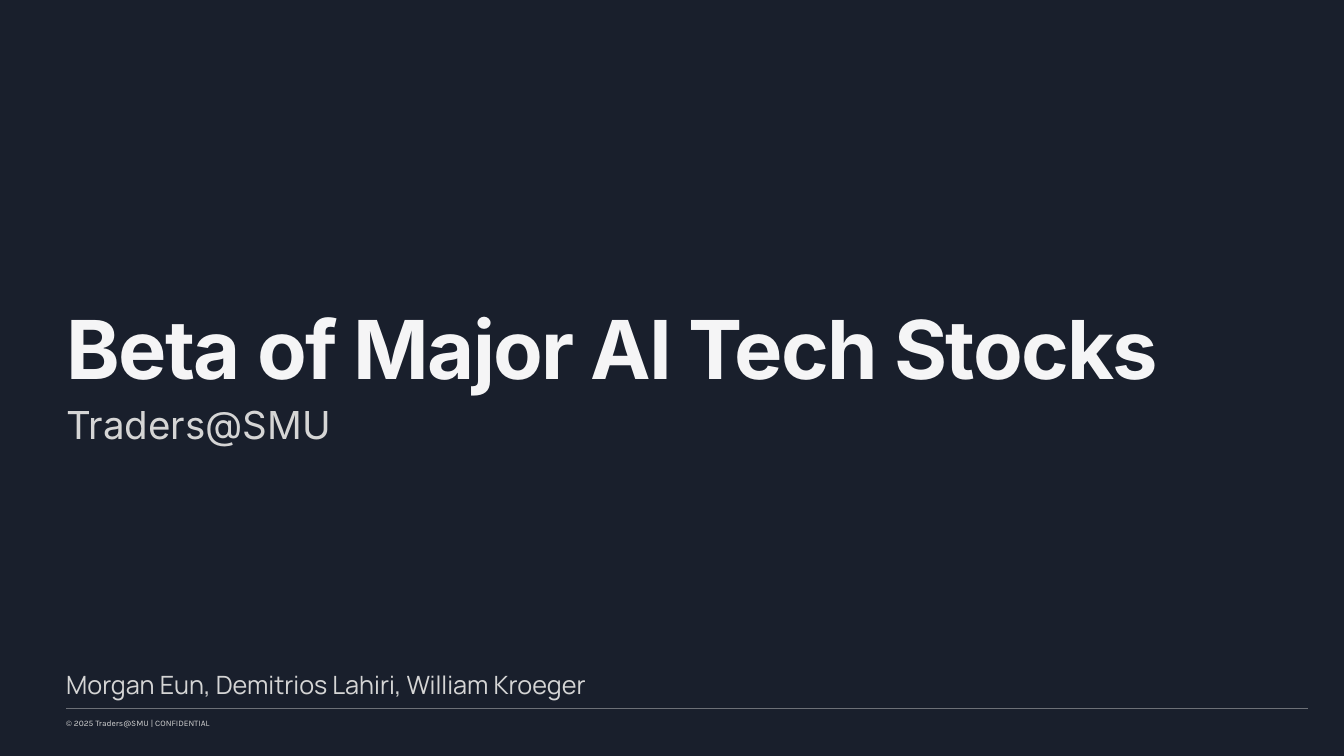
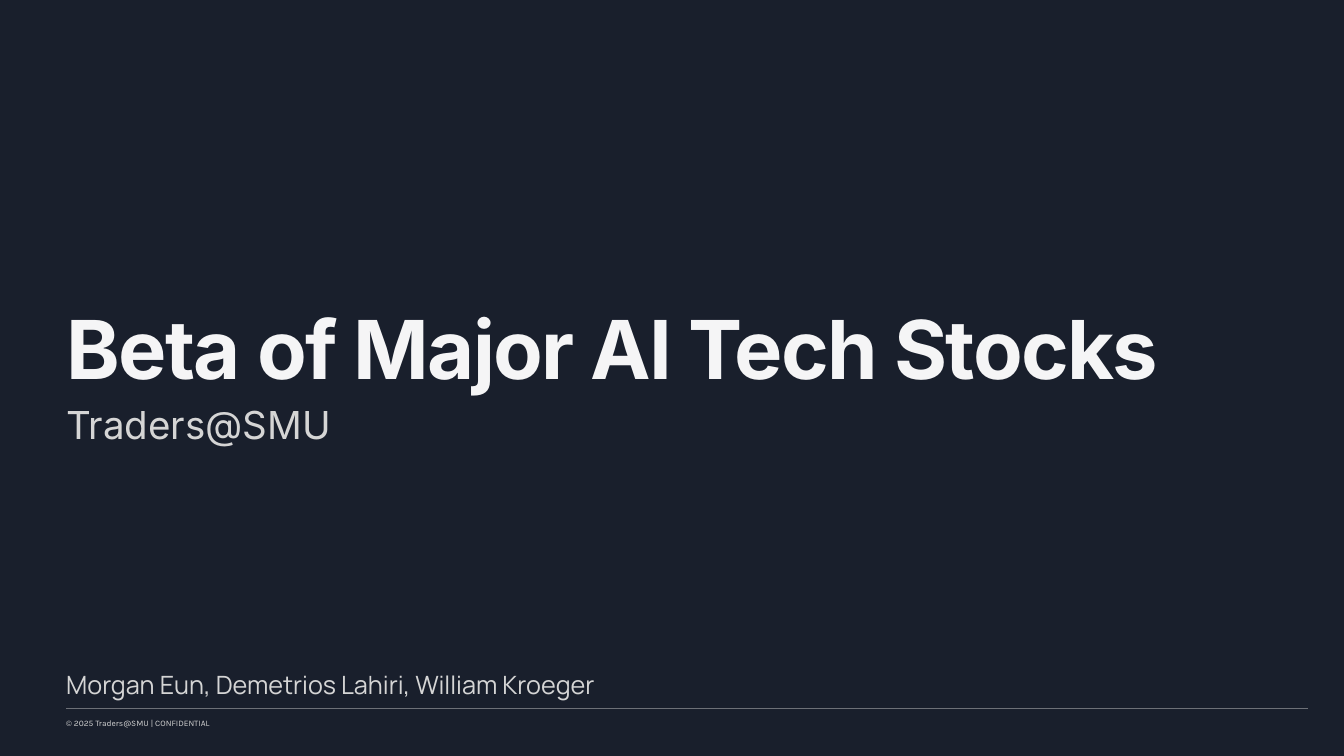
Before and after one commit to Traders-SMU/traders-smu-final-project-submission-dxerg123, a slide deck: slide 1 of Beta of AI Tech Stocks.pptx. Drawn at 1344x756 pixels with LibreOffice and Linux fonts; fonts in the diff are those of the drawing; background and template pictures are left out. Boxes give left, top, right and bottom in pixels: in the first picture for what was removed or moved away, otherwise in the second. Text is boxed around its words. In the diff, an @@ line names an element or a change of style, - is before the commit and + after.

```diff
--- a/Beta of AI Tech Stocks.pptx
+++ b/Beta of AI Tech Stocks.pptx
@@ text at [66,675,594,700]: text changed @@
-Morgan Eun, Demitrios Lahiri, William Kroeger
+Morgan Eun, Demetrios Lahiri, William Kroeger
```
Also in this commit, not shown: 9 other slides changed, 1 slide added.
